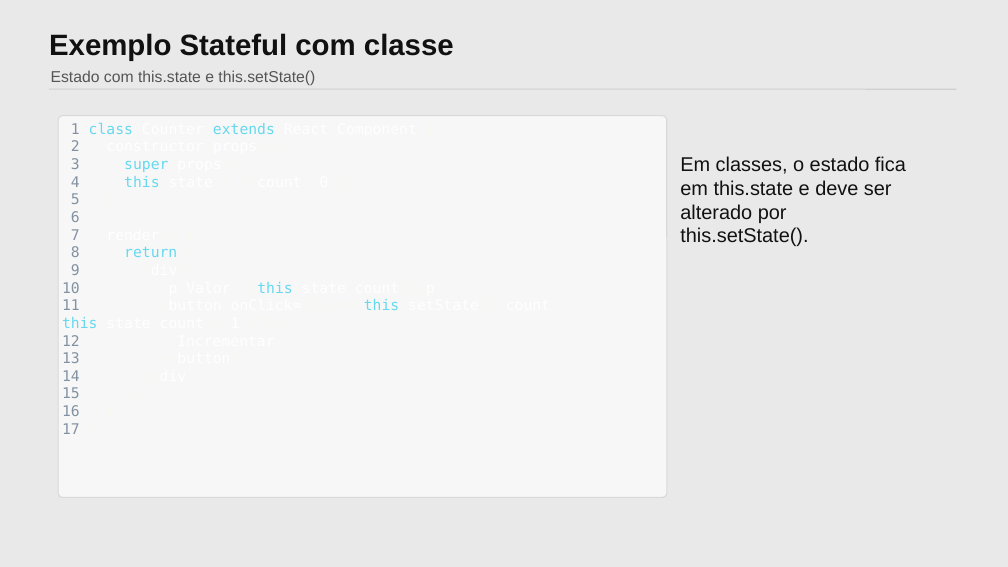
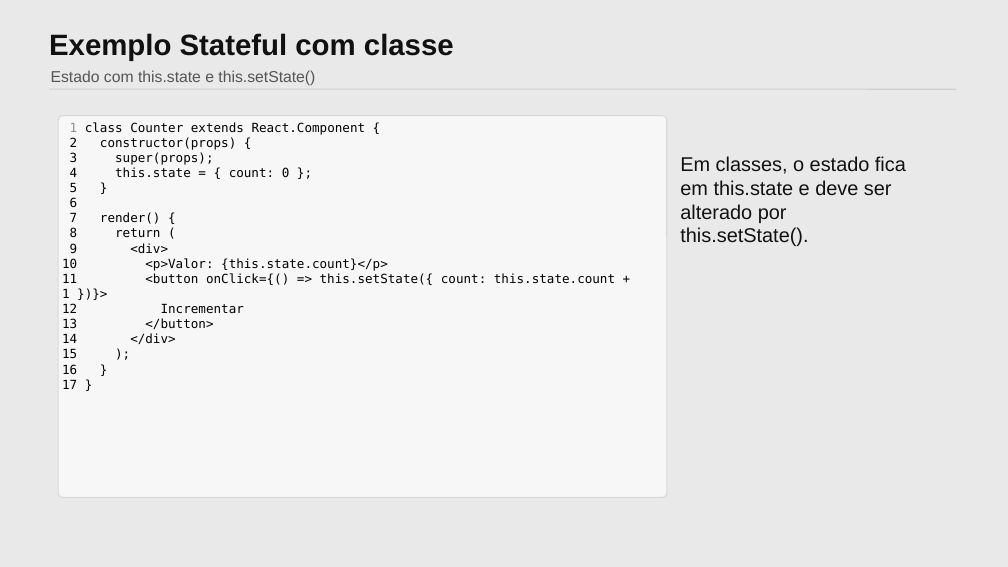
Before and after one commit to tadeumaffeis/pm20261, a slide deck: slide 16 of docs/React JS/02 - Ciclo de Vida App React JS/02 - Componentes_React_JS_Funcoes_Classes.pptx. Drawn at 1008x567 pixels with LibreOffice and Linux fonts; fonts in the diff are those of the drawing. Boxes give left, top, right and bottom in pixels: in the first picture for what was removed or moved away, otherwise in the second. Text is boxed around its words. In the diff, an @@ line names an element or a change of style, - is before the commit and + after.

```diff
--- a/docs/React JS/02 - Ciclo de Vida App React JS/02 - Componentes_React_JS_Funcoes_Classes.pptx
+++ b/docs/React JS/02 - Ciclo de Vida App React JS/02 - Componentes_React_JS_Funcoes_Classes.pptx
@@ text "1 class Counter extends React.Component ..." at <box>62,122,615,389</box>: size 14 to 12 pt; text colour #66D9EF to #000000 in "class extends super(props); this.state return {this.state.co ..."; text colour #FFFFFF to #000000 in "Counter React.Component constructor(props) super(props); thi ..."; text colour #F8F8F2 to #000000 in "React.Component { constructor(props) { super(props); this.st ..."; text colour #8292A2 to #000000 in "2 3 4 5 6 7 8 ..." @@
```
Also in this commit, not shown: 11 other slides changed, 22 other files.
